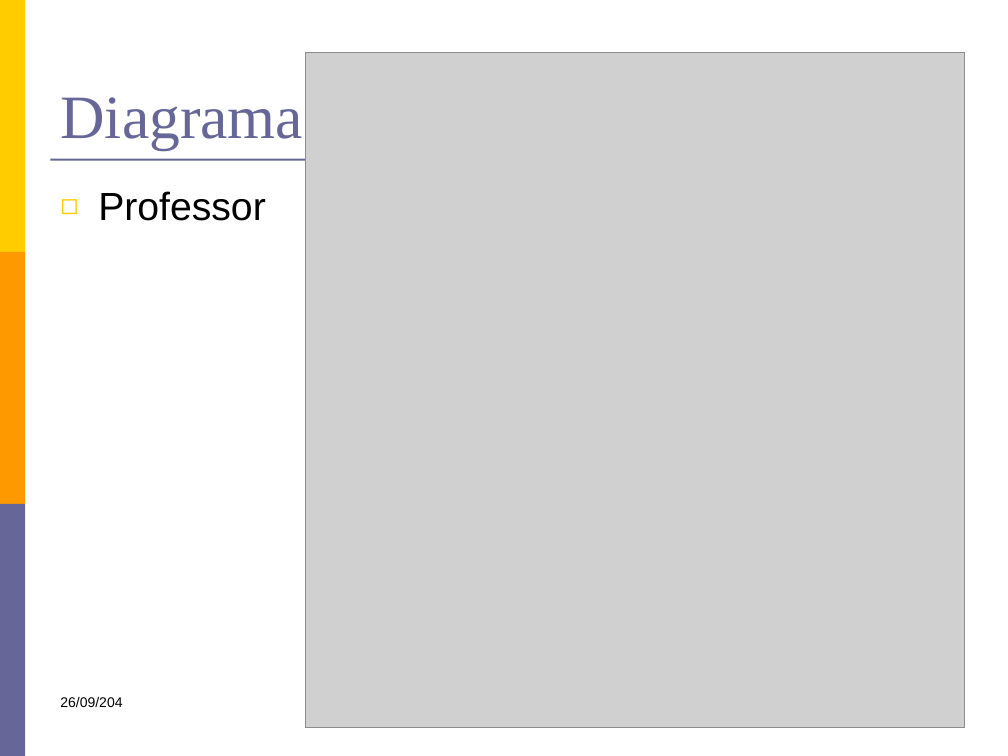
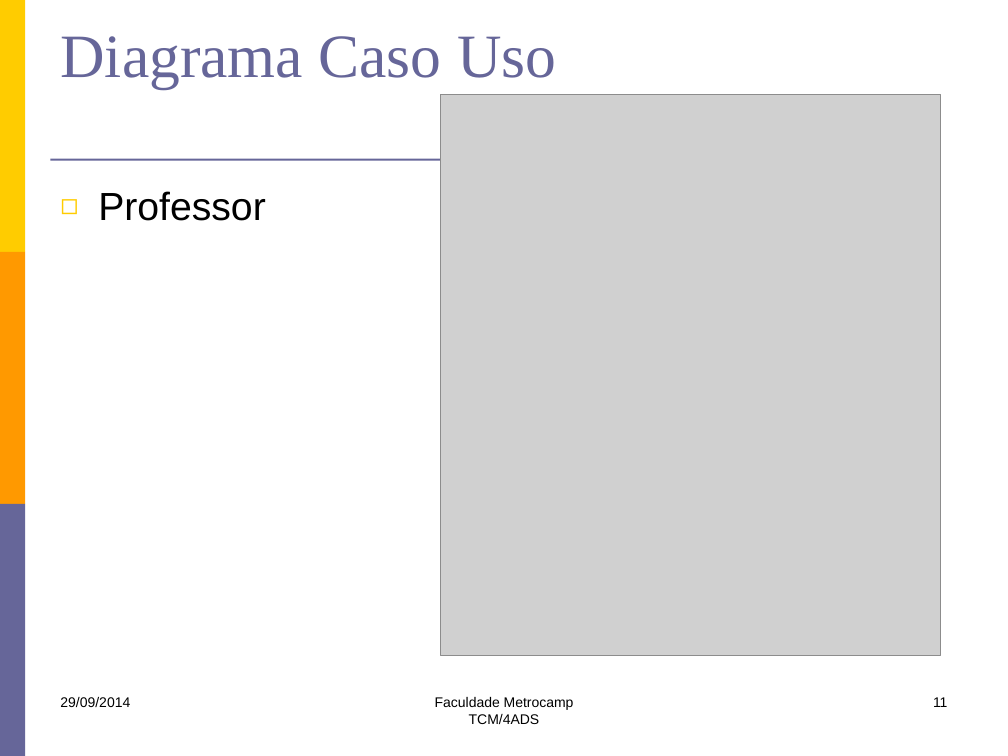
Before and after one commit to lfernandobra/pi5g1s14, a slide deck: slide 11 of documentacao/G5_Apresentacao2sem2014.pptx. Drawn at 1008x756 pixels with LibreOffice and Linux fonts; fonts in the diff are those of the drawing; grey boxes stand for pictures. Boxes give left, top, right and bottom in pixels: in the first picture for what was removed or moved away, otherwise in the second. Text is boxed around its words. In the diff, an @@ line names an element or a change of style, - is before the commit and + after.

```diff
--- a/documentacao/G5_Apresentacao2sem2014.pptx
+++ b/documentacao/G5_Apresentacao2sem2014.pptx
@@ title "Diagrama Caso Uso" rewrapped from bbox=[60, 97, 303, 150] to bbox=[60, 36, 556, 88] @@
@@ picture: place and size @@
-picture at bbox=[305, 52, 965, 727]
+picture at bbox=[440, 95, 940, 655]
@@ text at bbox=[60, 697, 130, 707]: text changed @@
-26/09/204
+29/09/2014
@@ text added at bbox=[435, 697, 574, 724], 10 pt, text #000000 @@
+Faculdade Metrocamp
+TCM/4ADS
@@ page number added at bbox=[933, 697, 947, 707], 10 pt, text #000000 @@
+11
```
Also in this commit, not shown: 12 other slides changed.
